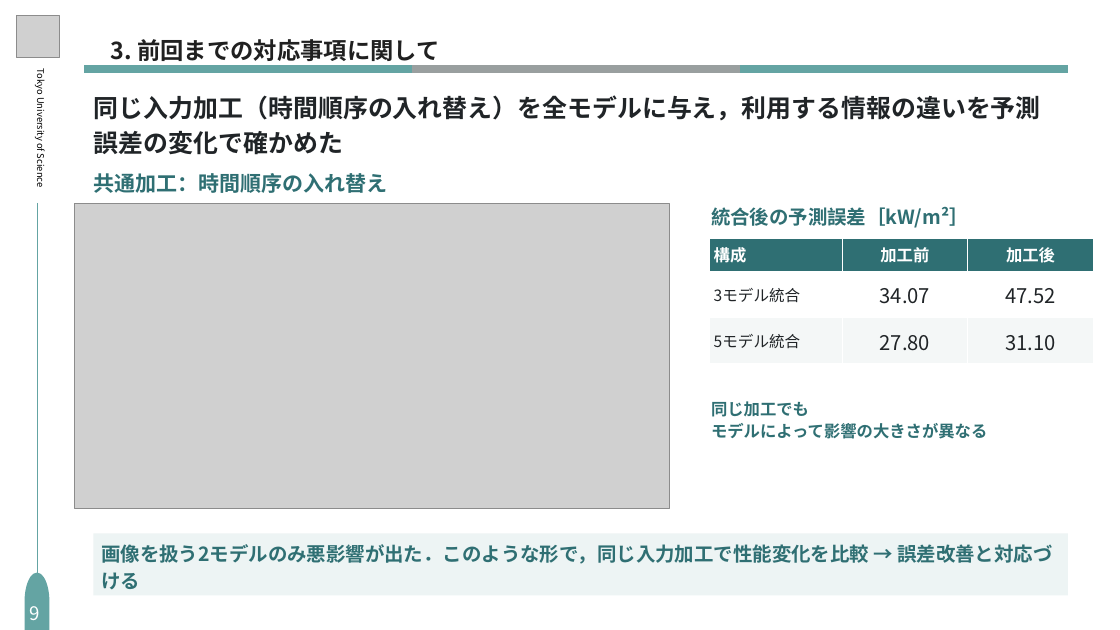
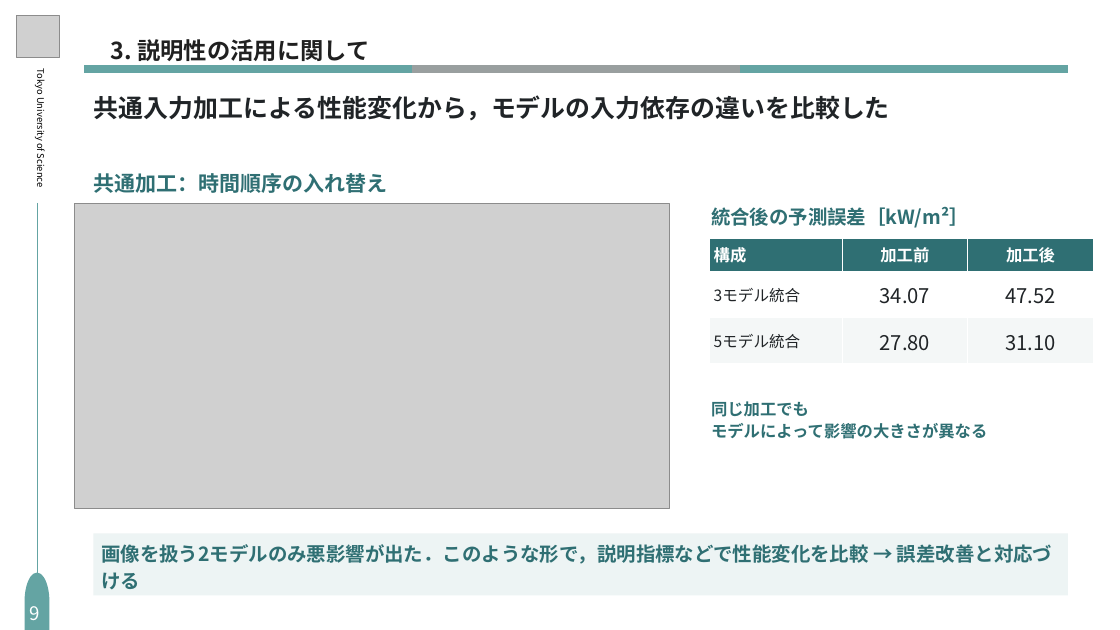
Before and after one commit to S-Riku-tus/university_research, a slide deck: slide 11 of 研究進捗報告/2026/1016（研究進捗報告）/研究進捗_1016_編集用_修正版.pptx. Drawn at 1120x630 pixels with LibreOffice and Linux fonts; fonts in the diff are those of the drawing; grey boxes stand for pictures. Boxes give left, top, right and bottom in pixels: in the first picture for what was removed or moved away, otherwise in the second. Text is boxed around its words. In the diff, an @@ line names an element or a change of style, - is before the commit and + after.

```diff
--- a/研究進捗報告/2026/1016（研究進捗報告）/研究進捗_1016_編集用_修正版.pptx
+++ b/研究進捗報告/2026/1016（研究進捗報告）/研究進捗_1016_編集用_修正版.pptx
@@ text at (111,39,370,66): text changed @@
-3. 前回までの対応事項に関して
+3. 説明性の活用に関して
@@ text at (94,95,890,120): text changed @@
-同じ入力加工（時間順序の入れ替え）を全モデルに与え，利用する情報の違いを予測誤差の変化で確かめた
+共通入力加工による性能変化から，モデルの入力依存の違いを比較した
@@ text at (101,544,1052,589): text changed @@
-画像を扱う2モデルのみ悪影響が出た．このような形で，同じ入力加工で性能変化を比較 → 誤差改善と対応づける
+画像を扱う2モデルのみ悪影響が出た．このような形で，説明指標などで性能変化を比較 → 誤差改善と対応づける
```
Also in this commit, not shown: 11 other slides changed, 1 slide added, 1 slide removed.
